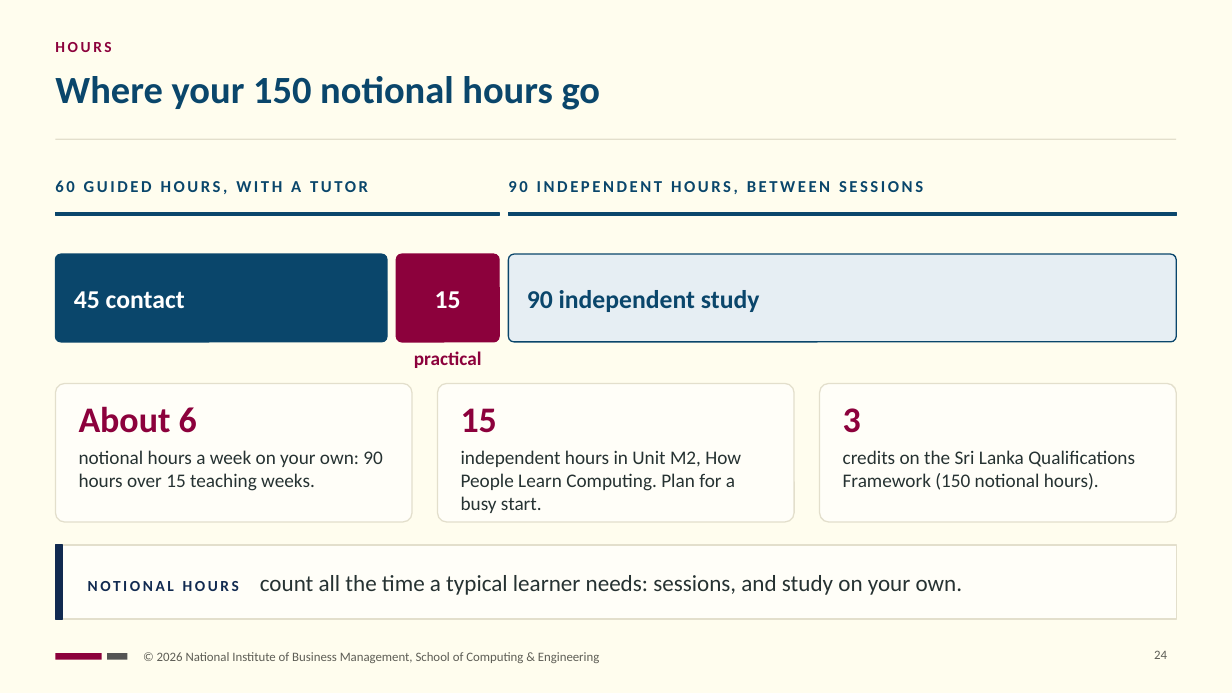
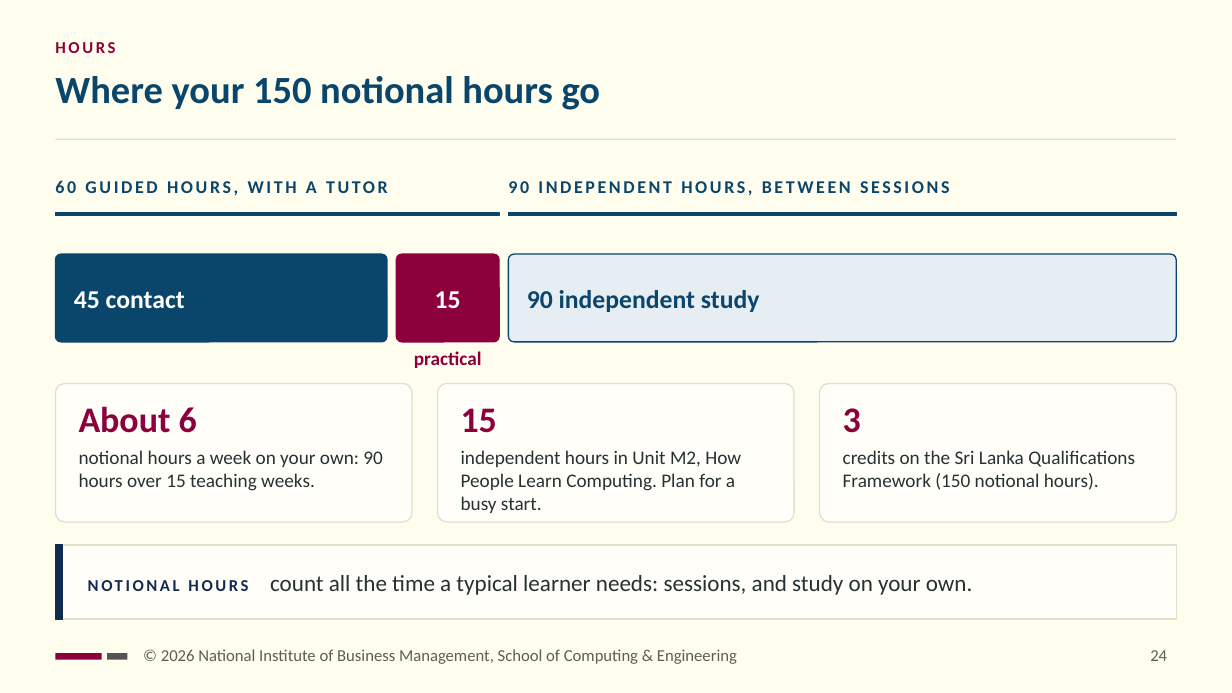
Before and after one commit to NIBM-SOCE/NCIT-E, a slide deck: slide 24 of sessions/s01/slides/ncit-e-s01-orientation.pptx. Drawn at 1232x693 pixels with LibreOffice and Linux fonts; fonts in the diff are those of the drawing. Boxes give left, top, right and bottom in pixels: in the first picture for what was removed or moved away, otherwise in the second. Text is boxed around its words. In the diff, an @@ line names an element or a change of style, - is before the commit and + after.

```diff
--- a/sessions/s01/slides/ncit-e-s01-orientation.pptx
+++ b/sessions/s01/slides/ncit-e-s01-orientation.pptx
@@ text "HOURS" at (x1=55, y1=42, x2=115, y2=53): size 12 to 13 pt @@
@@ text "60 GUIDED HOURS, WITH A ..." at (x1=55, y1=180, x2=388, y2=196): size 13 to 14 pt @@
@@ text "90 INDEPENDENT HOURS, BETWEEN SESSIONS" at (x1=508, y1=181, x2=949, y2=196): size 13 to 14 pt @@
@@ text "NOTIONAL HOURS count all the ..." at (x1=88, y1=575, x2=972, y2=595): size 12 to 13 pt in "NOTIONAL HOURS" @@
@@ text "© 2026 National Institute of ..." at (x1=161, y1=649, x2=737, y2=664): size 10 to 13 pt @@
@@ page number at (x1=1150, y1=650, x2=1167, y2=661): size 10 to 13 pt @@
```
Also in this commit, not shown: 32 other slides changed, 41 other files.
